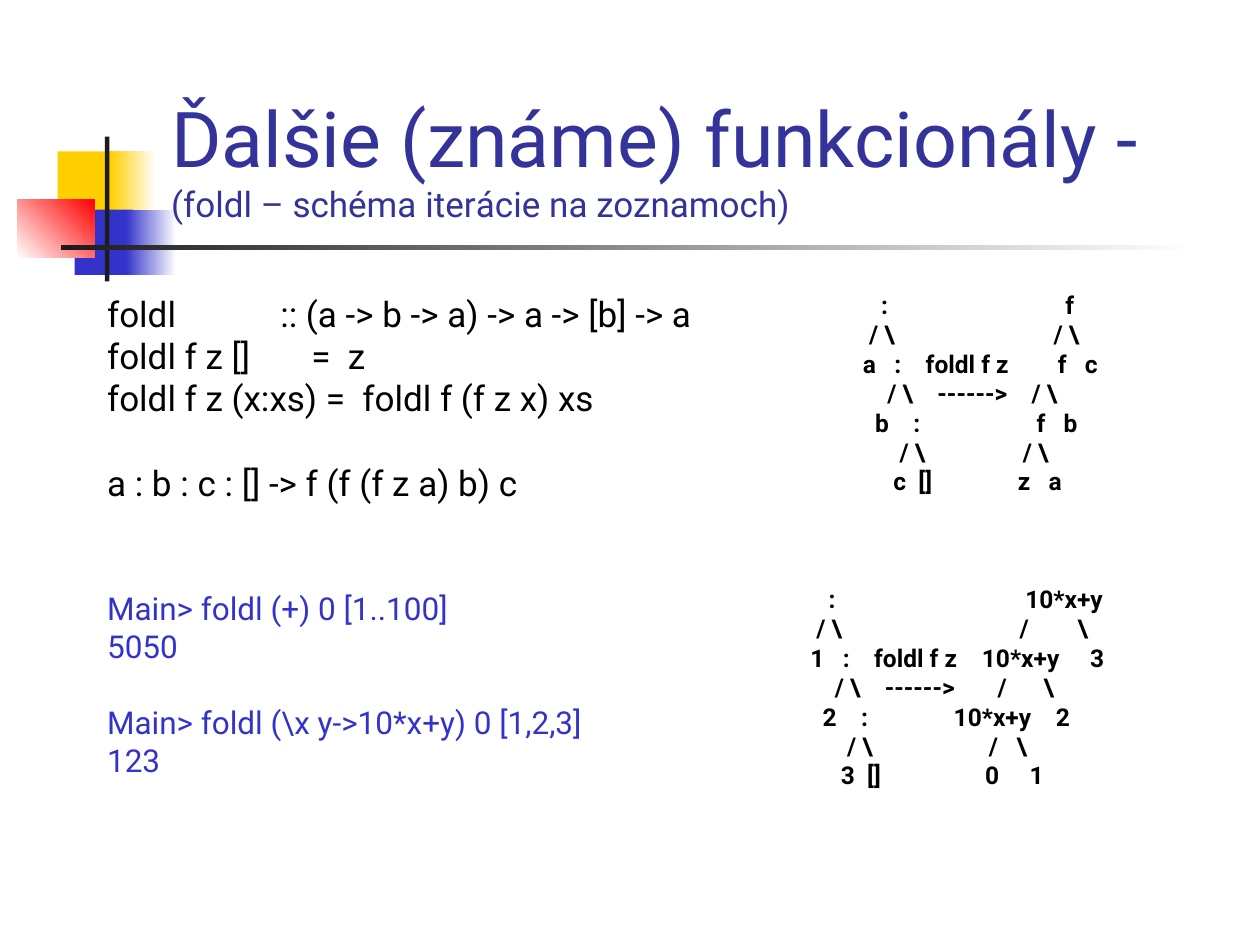
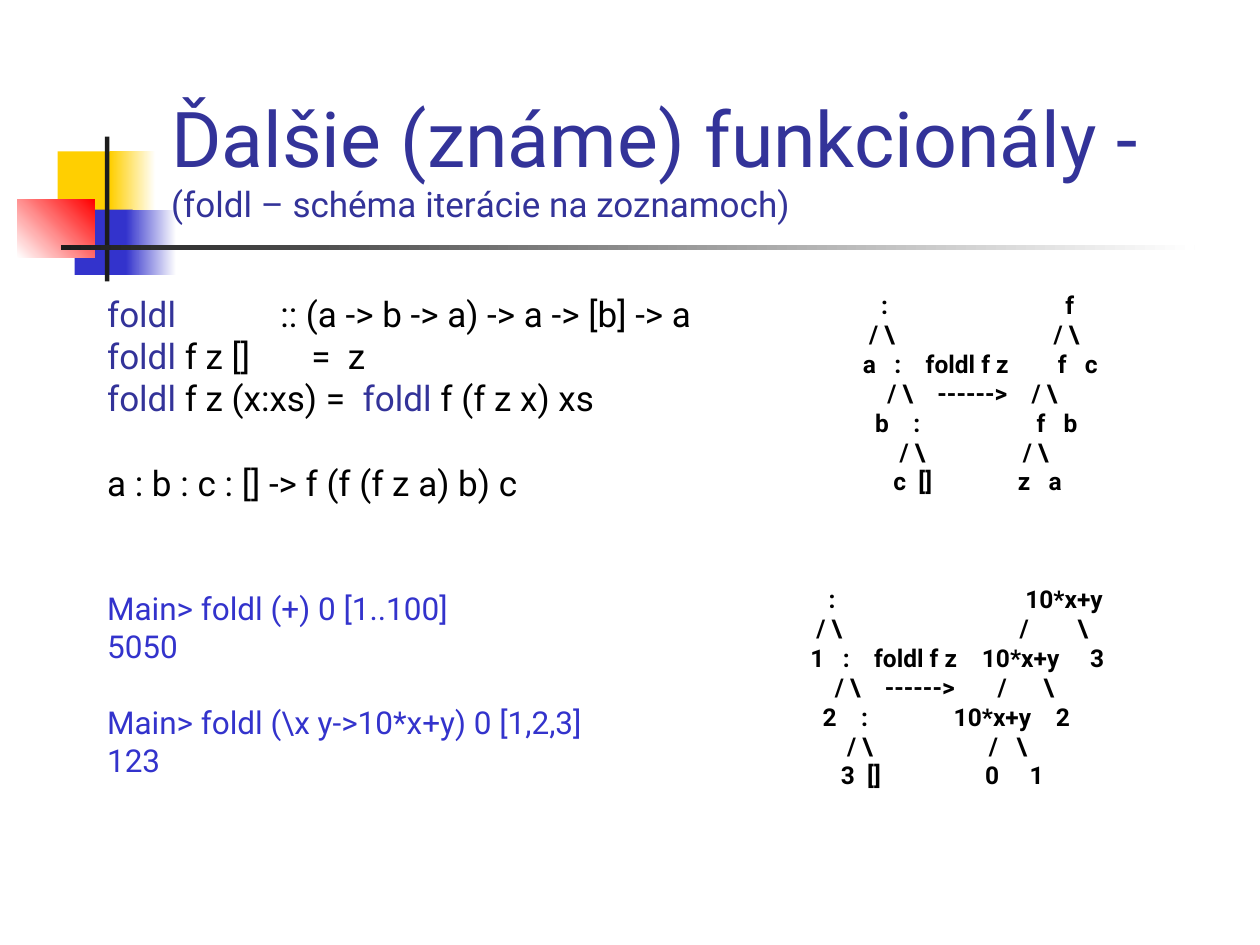
Before and after one commit to paradigmy/Prednasky, a slide deck: slide 9 of 08/funkcionalne3.ppt (slide 8 before the commit). Drawn at 1260x945 pixels with LibreOffice and Linux fonts; fonts in the diff are those of the drawing. Boxes give left, top, right and bottom in pixels: in the first picture for what was removed or moved away, otherwise in the second. Text is boxed around its words. In the diff, an @@ line names an element or a change of style, - is before the commit and + after.

```diff
--- a/08/funkcionalne3.ppt
+++ b/08/funkcionalne3.ppt
@@ text at (107, 298, 691, 419): text colour #000000 to #333399 in "foldl", "foldl", "foldl foldl" @@
```
Also in this commit, not shown: 2 other slides changed, 8 slides added, 1 other file.
